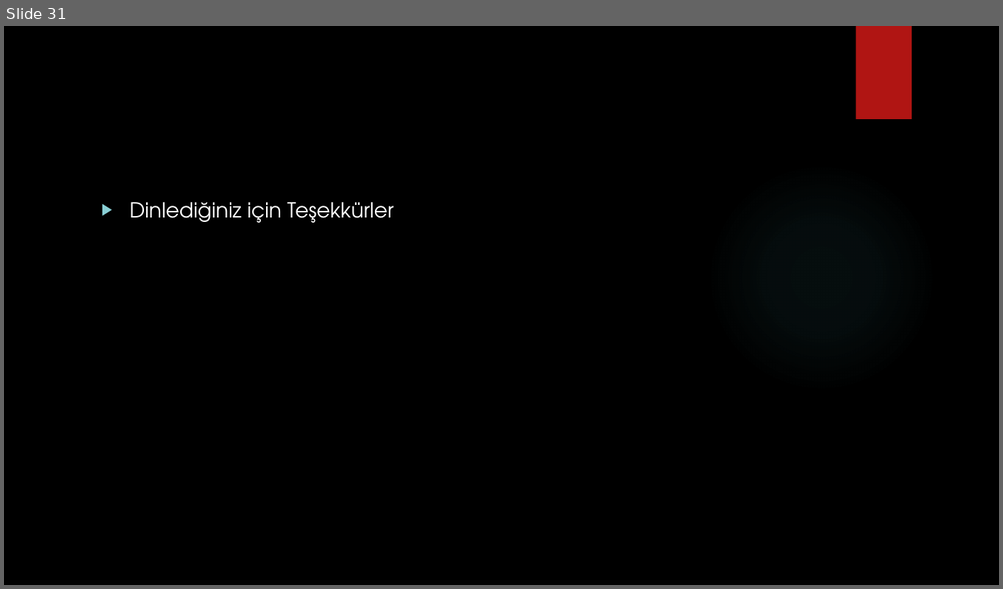
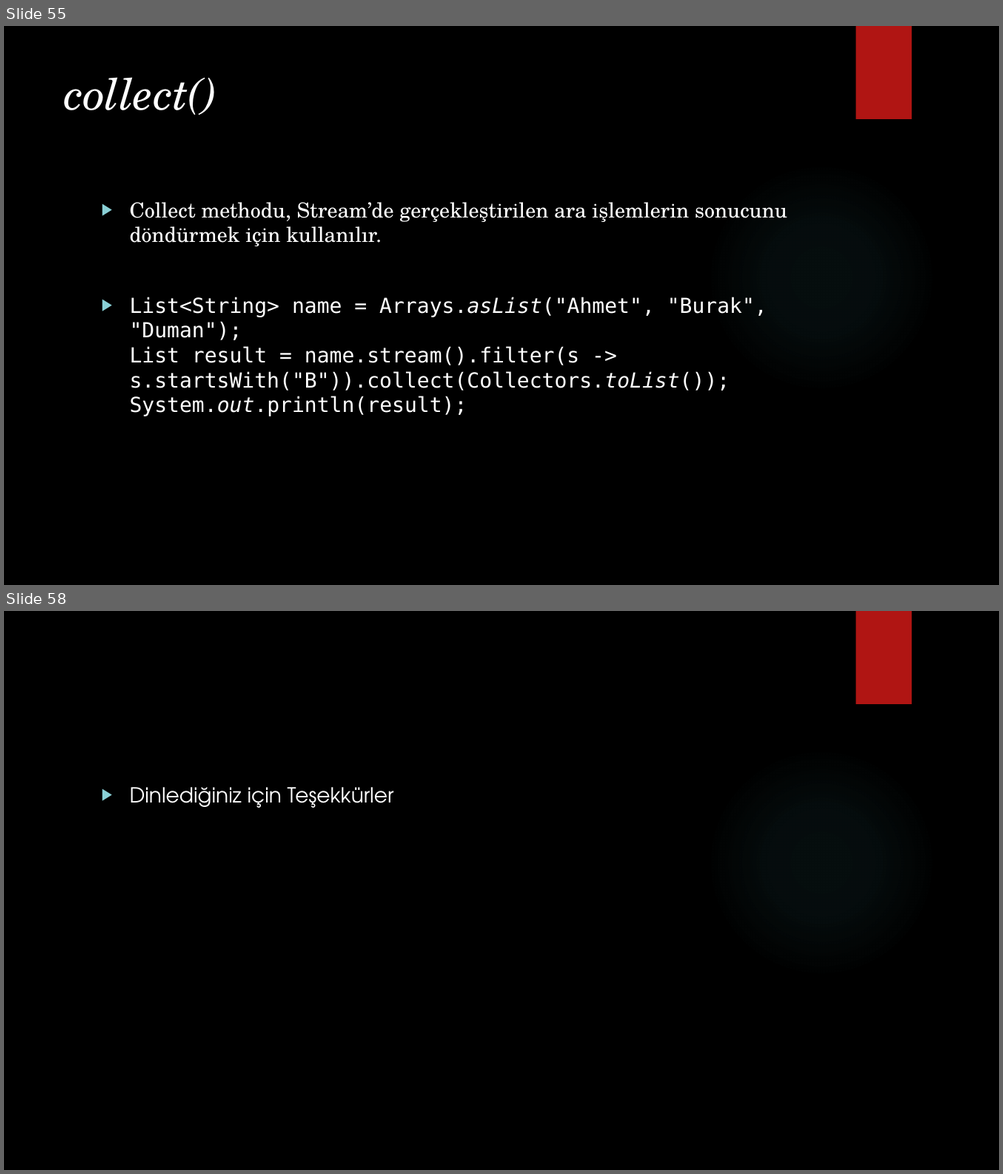
Before and after one commit to burakduman-bilgeadam/sunum, a slide deck: collection/Collections.pptx. Shown one above the other, each under a label of ours: slide 31 before the commit, slides 55 and 58 after it; the slides between them are not shown. The pictures are 1003x589 and 1003x1174 pixels, drawn with LibreOffice and Linux fonts; fonts in the diff are those of the drawing; background and template pictures are left out. Boxes give left, top, right and bottom in pixels: in the first picture for what was removed or moved away, otherwise in the second. Text is boxed around its words. In the diff, an @@ line names an element or a change of style, - is before the commit and + after.

Commit message:
collection update

```diff
--- a/collection/Collections.pptx
+++ b/collection/Collections.pptx
@@ slide 55 added at [4,26,999,585], background picture (left out); not listed: 2 template elements that a slide beside it also shows @@
@@ title added at [64,77,217,115], 42 pt, text #FFFFFF, italic @@
+collect()
@@ text added at [130,202,787,417], 20 pt, text #FFFFFF @@
+▶ Collect methodu, Stream’de gerçekleştirilen ara işlemlerin sonucunu döndürmek için kullanılır.
+▶ List<String> name = Arrays.asList("Ahmet", "Burak", "Duman");
+  List result = name.stream().filter(s -> s.startsWith("B")).collect(Collectors.toList());
+  System.out.println(result);
@@ what was slide 31 is now slide 58 @@
```
Also in this commit, not shown: 26 other slides added.
